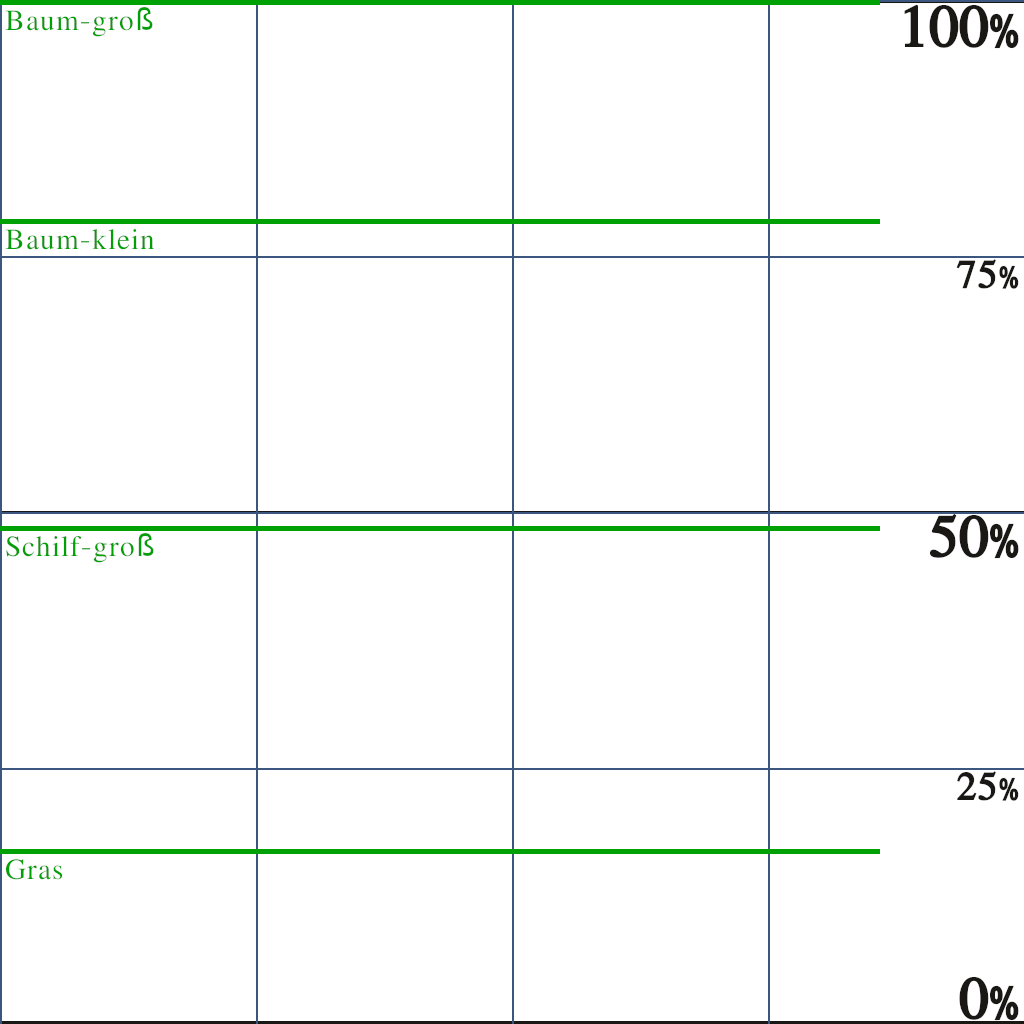
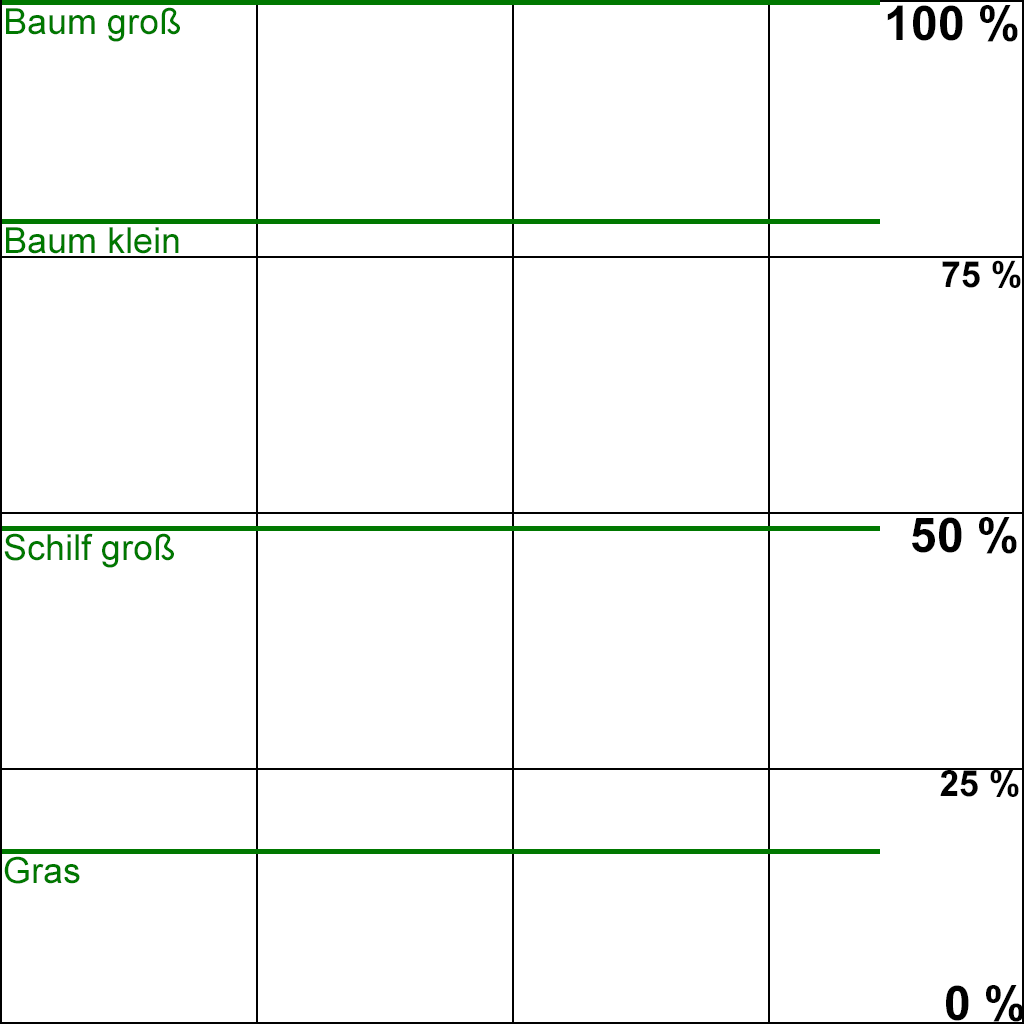
Before/after of a 1024px x 1024px layered artwork. What changed in the layer stack:
removed group "Referenz-Baum-g" (2 layers) over (0, 0, 880, 37)
removed layer "linie_Baum-groß" from group "Referenz-Baum-g" over (0, 0, 880, 5)
removed layer "Baum-groß" from group "Referenz-Baum-g" over (5, 7, 153, 37)
removed group "Referenz-Baum-k" (3 layers) over (0, 219, 880, 1019)
removed layer "linie_Baum-klein" from group "Referenz-Baum-k" over (0, 219, 880, 224)
removed group "Referenz-Schilf" (3 layers) over (0, 526, 880, 1015)
removed layer "Schilf-groß" from group "Referenz-Schilf" over (6, 533, 154, 563)
removed group "Referenz-Gras" (3 layers) over (0, 849, 880, 1020)
added group "Referenz Baum groß" with 2 layers above "Referenz Baum klein" over (2, 0, 880, 42)
added layer "Baum groß" in group "Referenz Baum groß" over (6, 7, 180, 42)
added group "Referenz Baum klein" with 2 layers above "Referenz Schilf" over (2, 219, 880, 254)
added layer "Baum klein" in group "Referenz Baum klein" over (6, 227, 179, 254)
added group "Referenz Schilf" with 2 layers above "Referenz Gras" over (2, 526, 880, 568)
added layer "Schilf groß" in group "Referenz Schilf" over (4, 533, 174, 568)
added group "Referenz Gras" with 2 layers above "Gitterlinien" over (2, 849, 880, 884)
"Gitterlinien": blend normal → pass through over (0, 0, 1024, 1024)
removed layer "gitter" from group "Gitterlinien" over (0, 0, 1024, 1024)
removed layer "linien" from group "Gitterlinien" over (0, 0, 1024, 1024)
removed layer "100%" from group "Gitterlinien" over (904, 4, 1019, 49)
added group "Names" with 5 layers in group "Gitterlinien" over (887, 5, 1024, 1022)
added layer "100 %" in group "Names" over (887, 5, 1018, 42)
added group "Lines_Horizontal" with 5 layers in group "Gitterlinien" over (0, 0, 1024, 1024)
added group "Lines_Vertical" with 5 layers in group "Gitterlinien" over (0, 0, 1024, 1024)
…and 26 more changes (18 added, 1 painted, 7 removed, 1 stack)
